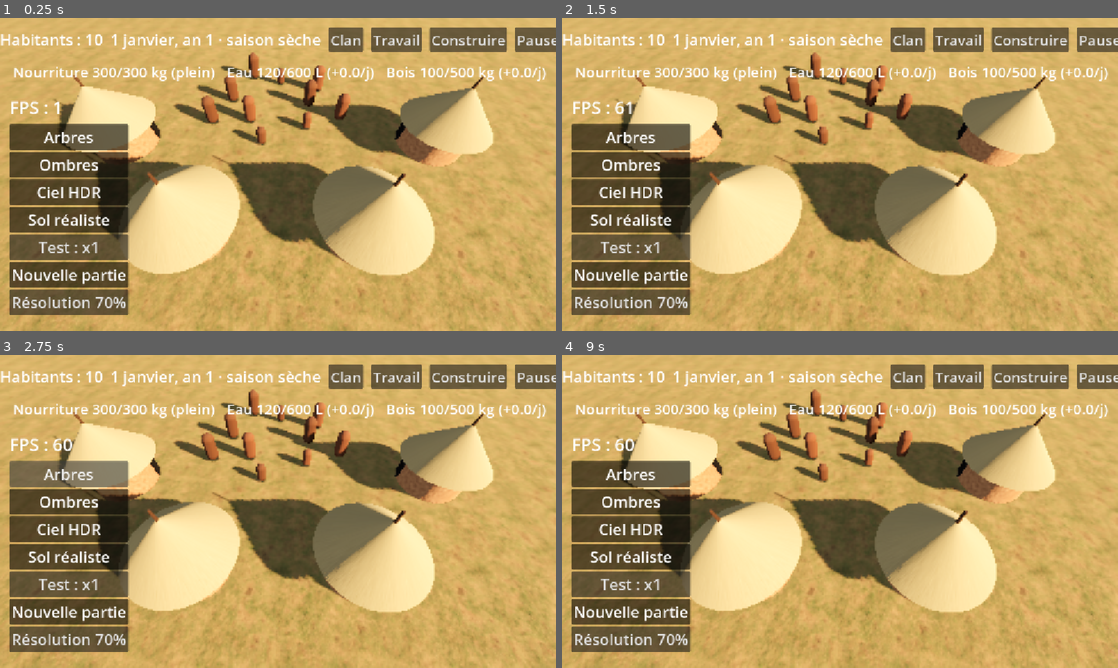
Above: before the commit, frames 1-4 (two rows, left to right).
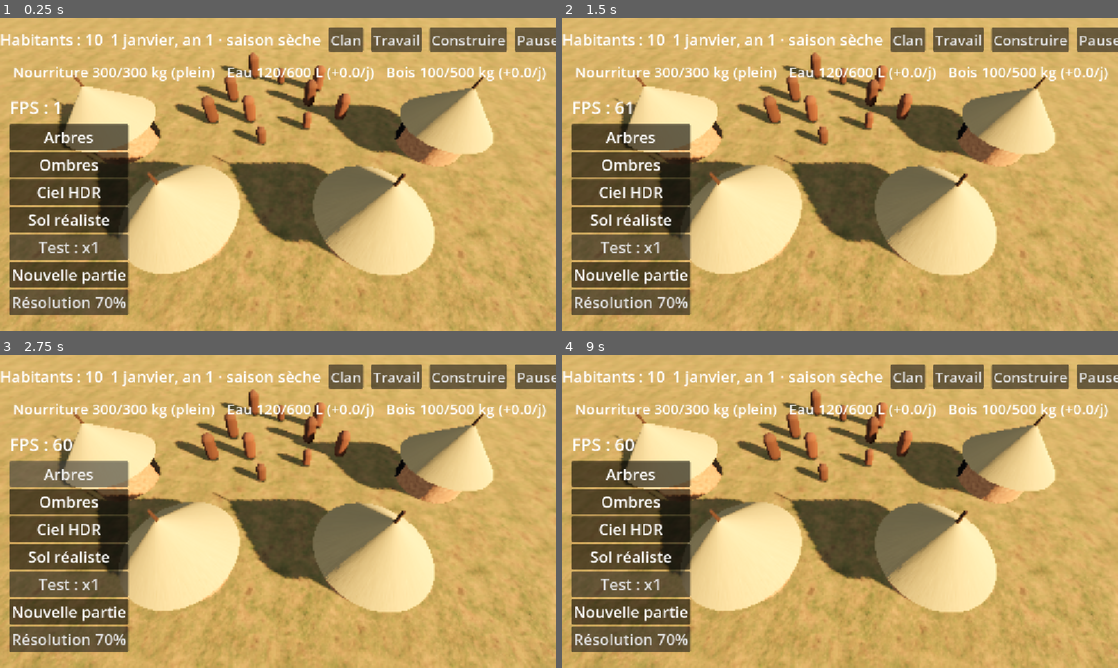
Above: after the commit, the same moments.

Repository: barroapk/faso-kanou
Game: Godot game, scene res://scenes/main.tscn
Same seed, same stepped clock (60 frames per second), same inputs: the game is played once before the commit and once after it. A sky picture missing from this copy of the repository is replaced by a grey-blue gradient.
Inputs:
- Up to frame 1 (0.25 s): no input
- Up to frame 2 (1.5 s): click "Nouvelle partie" at 0.5 s; click "Nouvelle partie" at 1.25 s
- Up to frame 3 (2.75 s): click "Arbres" at 2 s
- Up to frame 4 (9 s): click "Ombres" at 2.75 s; click "Ciel HDR" at 3.5 s; click "Sol réaliste" at 4.25 s; click "Test : x1" at 5 s; click "Test : x8" at 5.75 s; click "Test : x30" at 6.5 s; click "Test : x100" at 7.25 s; click "Résolution 70%" at 8 s; click "Nouvelle partie" at 8.75 s

The runs differ from the first frame. In frame 1, 0.1% of the frame differs, in the area x 9-72%, y 15-76%; in frame 2, 0.1%; in frame 3, 0.1%; in frame 4, 0.1%.

Commit message:
Correction des rayures lointaines et des ombres d'arbres fantômes

Diff:
--- a/scripts/camera_strategie.gd
+++ b/scripts/camera_strategie.gd
@@ -12,6 +12,7 @@
 func _ready() -> void:
     camera = Camera3D.new()
     camera.far = 6000.0
+    camera.near = 1.0
     add_child(camera)
     _placer_camera()
 
--- a/scripts/terrain.gd
+++ b/scripts/terrain.gd
@@ -96,7 +96,7 @@
 		h = minf(h, 5.0 + absf(z - MARE.y) * 0.4)
 
 	h = lerpf(h, HAUTEUR_VILLAGE, 1.0 - smoothstep(45.0, 90.0, Vector2(x, z).length()))
-	return h * m - 3.0 * (1.0 - m)
+	return h * m - 8.0 * (1.0 - m)
 
 func humide(x: float, z: float) -> float:
 	var dm := Vector2(x - MARE.x, z - MARE.y).length()
--- a/scripts/vegetation.gd
+++ b/scripts/vegetation.gd
@@ -58,6 +58,4 @@
             mm.set_instance_transform(i, places[i] * p[1])
         var mmi := MultiMeshInstance3D.new()
         mmi.multimesh = mm
-        mmi.visibility_range_end = 220.0
-        mmi.visibility_range_end_margin = 20.0
         add_child(mmi)
